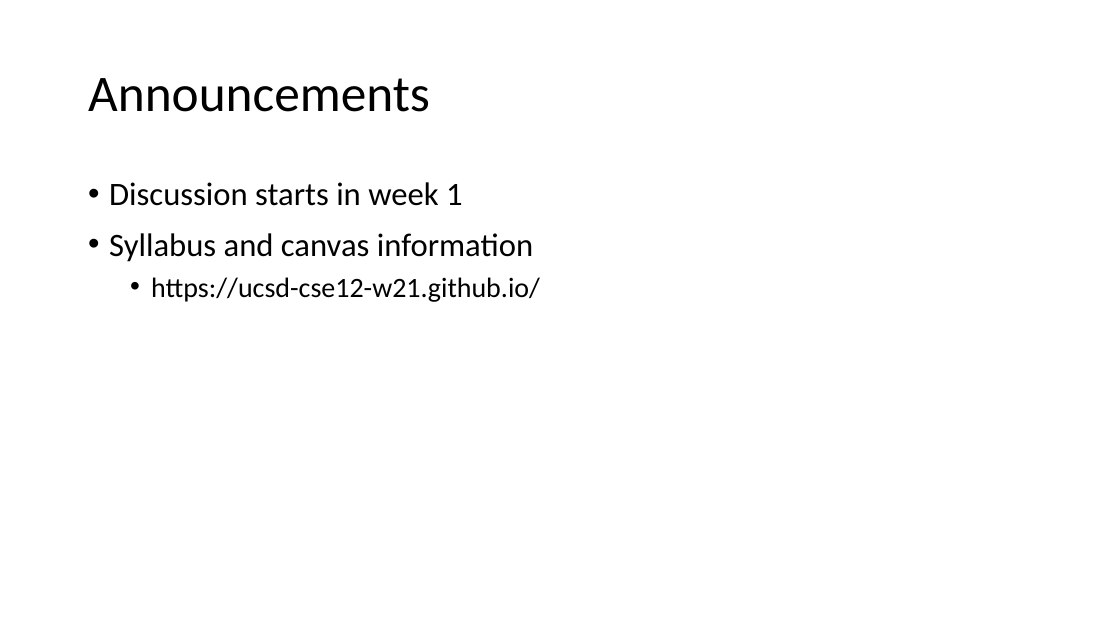
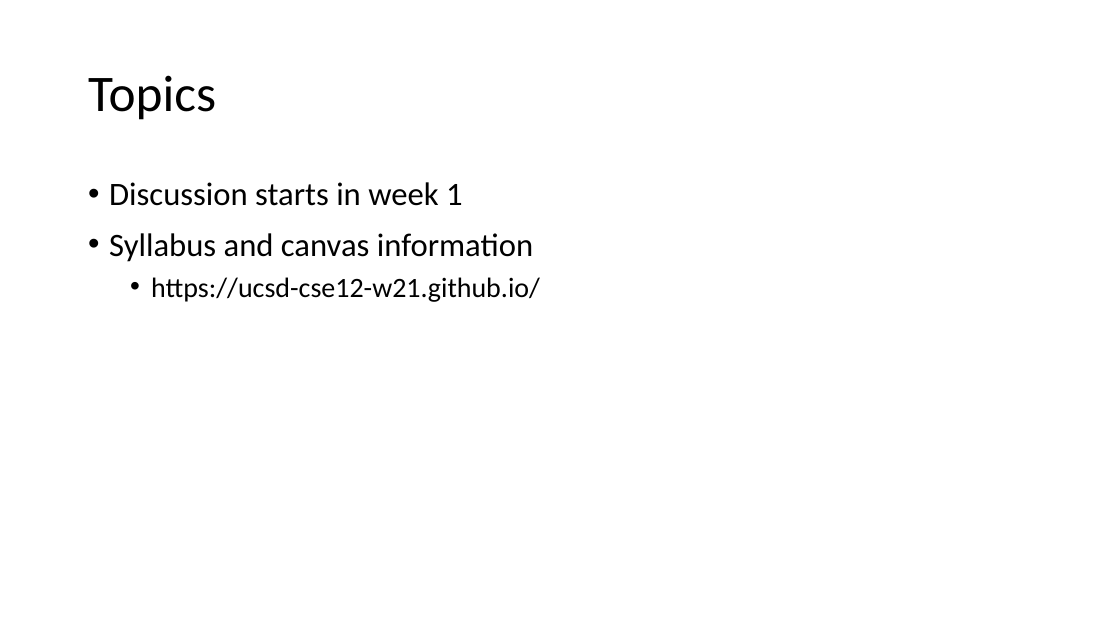
Before and after one commit to ucsd-cse12-w21/ucsd-cse12-w21.github.io, a slide deck: slide 5 of lectures/lecture-01/Lecture-Live B00/Lecture 01 - Lecture.pptx. Drawn at 1120x630 pixels with LibreOffice and Linux fonts; fonts in the diff are those of the drawing. Boxes give left, top, right and bottom in pixels: in the first picture for what was removed or moved away, otherwise in the second. Text is boxed around its words. In the diff, an @@ line names an element or a change of style, - is before the commit and + after.

```diff
--- a/lectures/lecture-01/Lecture-Live B00/Lecture 01 - Lecture.pptx
+++ b/lectures/lecture-01/Lecture-Live B00/Lecture 01 - Lecture.pptx
@@ title at (88,75,216,120): text changed @@
-Announcements
+Topics
```
Also in this commit, not shown: 1 other file.
